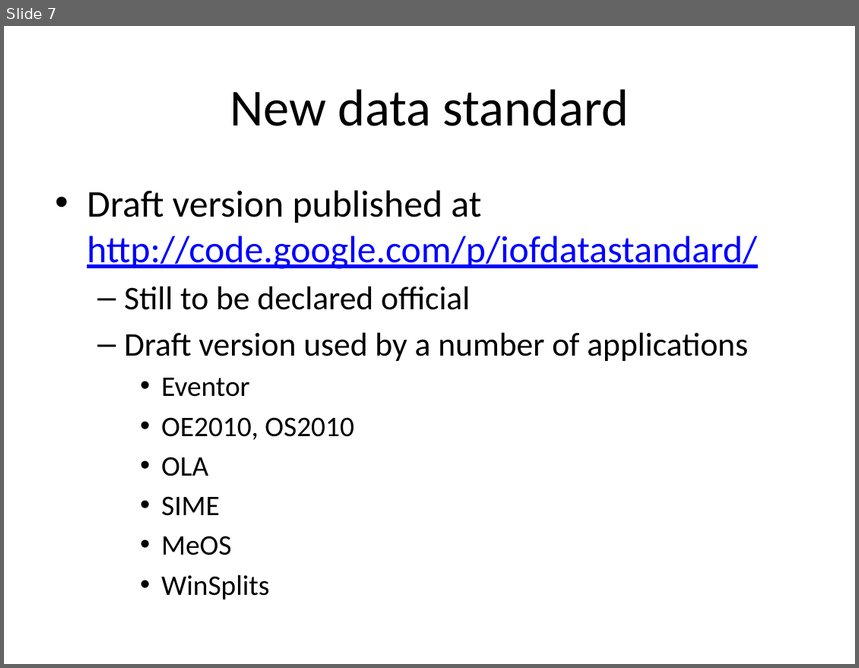
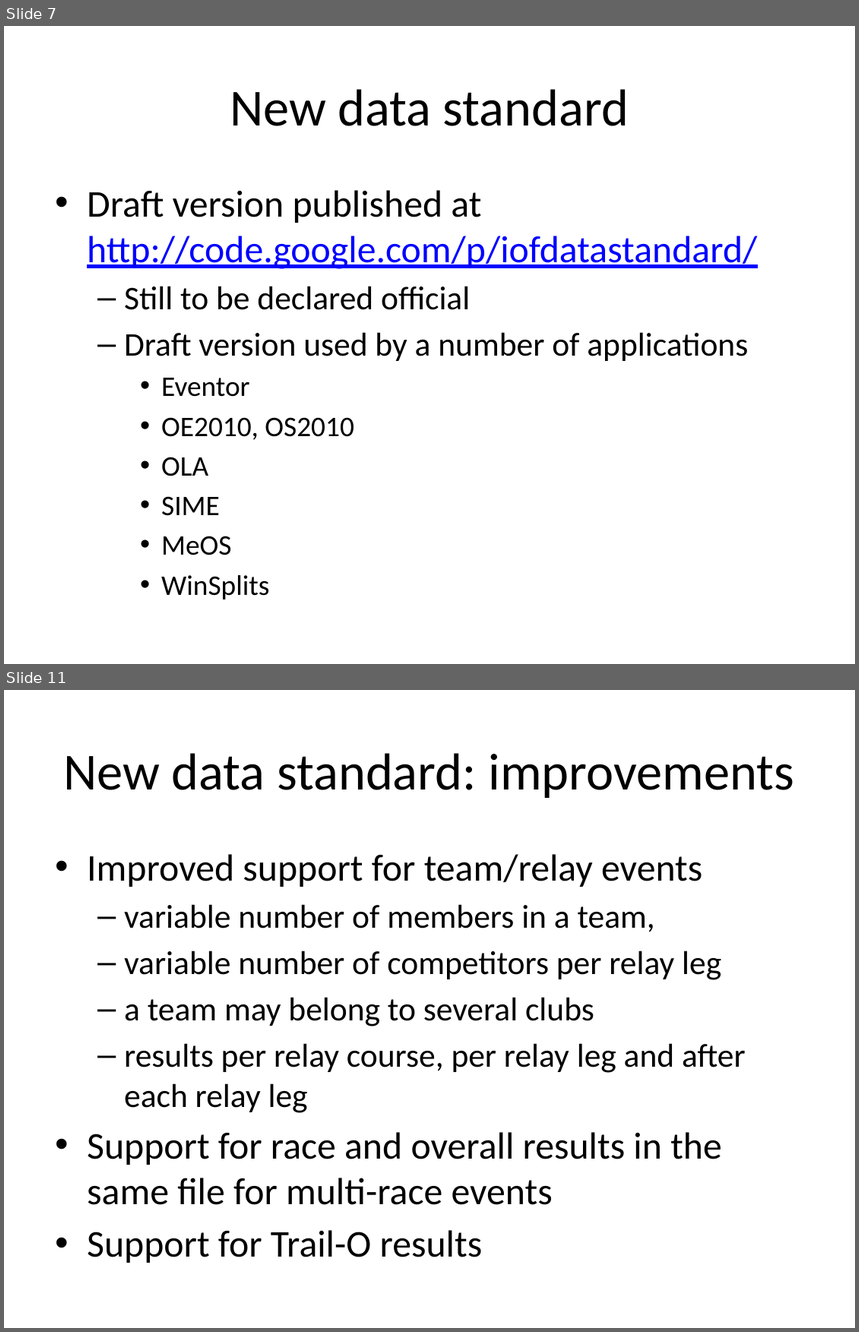
Before and after one commit to hennings/iof-data-standard-v3, a slide deck: Documents/New IOF Data Standard.pptx. Shown one above the other, each under a label of ours: slide 7 before the commit, slides 7 and 11 after it; the slides between them are not shown. The pictures are 859x668 and 859x1332 pixels, drawn with LibreOffice and Linux fonts; fonts in the diff are those of the drawing. Boxes give left, top, right and bottom in pixels: in the first picture for what was removed or moved away, otherwise in the second. Text is boxed around its words. In the diff, an @@ line names an element or a change of style, - is before the commit and + after.

```diff
--- a/Documents/New IOF Data Standard.pptx
+++ b/Documents/New IOF Data Standard.pptx
@@ slide 11 added at (x1=4, y1=690, x2=855, y2=1328), background #FFFFFF @@
@@ title added at (x1=64, y1=753, x2=794, y2=798), 44 pt, text #000000 @@
+New data standard: improvements
@@ text added at (x1=87, y1=854, x2=746, y2=1263), 28 pt, text #000000 @@
+• Improved support for team/relay events
+  – variable number of members in a team,
+  – variable number of competitors per relay leg
+  – a team may belong to several clubs
+  – results per relay course, per relay leg and after each relay leg
+• Support for race and overall results in the same file for multi-race events
+• Support for Trail-O results
```
Also in this commit, not shown: 2 slides changed, 4 other slides added, 1 other file.
